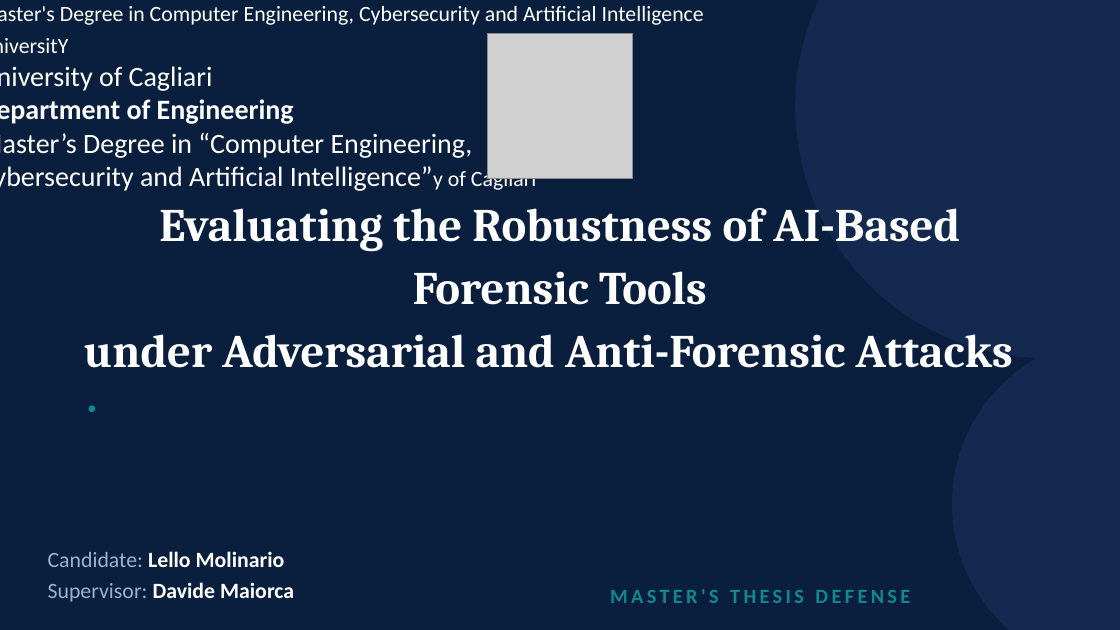
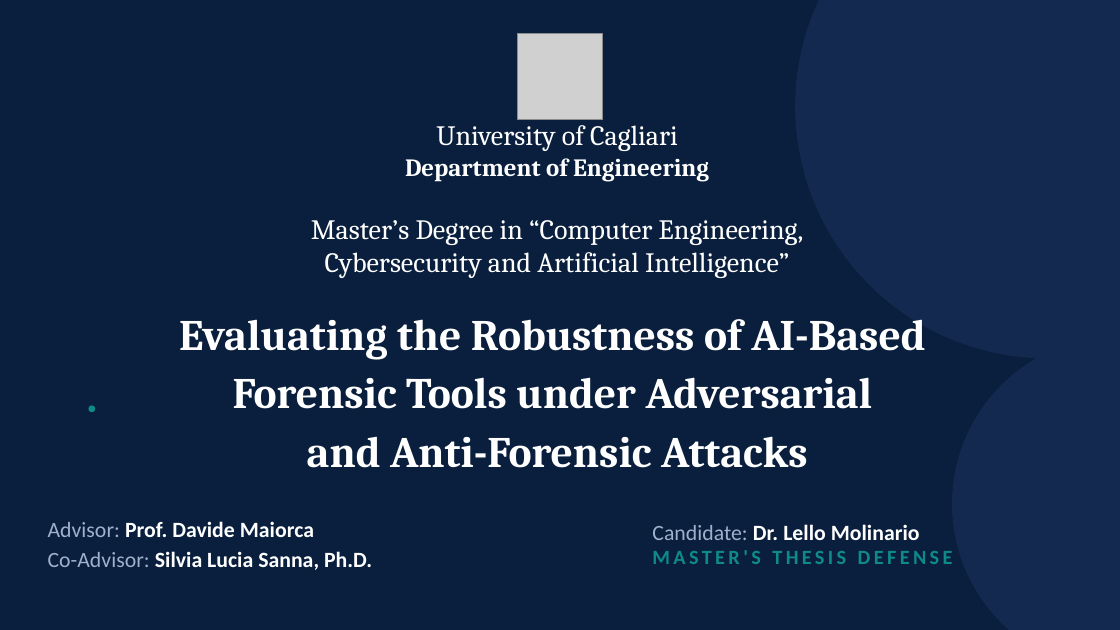
Before and after one commit to lmolinario/msc-thesis-ai-robustness-in-digital-forensics, a slide deck: slide 1 of docs/slides/Molinario_Thesis_Defense.pptx. Drawn at 1120x630 pixels with LibreOffice and Linux fonts; fonts in the diff are those of the drawing; grey boxes stand for pictures. Boxes give left, top, right and bottom in pixels: in the first picture for what was removed or moved away, otherwise in the second. Text is boxed around its words. In the diff, an @@ line names an element or a change of style, - is before the commit and + after.

Commit message:
add slides

```diff
--- a/docs/slides/Molinario_Thesis_Defense.pptx
+++ b/docs/slides/Molinario_Thesis_Defense.pptx
@@ text at [0,6,704,25]: paragraphs removed @@
-Master's Degree in Computer Engineering, Cybersecurity and Artificial Intelligence
-UniversitY
@@ picture: place and size @@
-picture at [487,34,633,179]
+picture at [517,34,604,120]
@@ text "University of Cagliari": place and size @@
-text "University of Cagliari" at [0,6,704,193]
+text "University of Cagliari" at [311,119,804,278]
@@ text at [311,119,804,245]: font Calibri to Cambria in "University of Cagliari", "Department of Engineering", "Master’s Degree in “Computer Engineering,"; size 18 to 16 pt in "Department of Engineering"; alignment left to centre @@
@@ text at [325,252,789,278]: text changed; font Calibri to Cambria @@
-Cybersecurity and Artificial Intelligence”y of Cagliari
+Cybersecurity and Artificial Intelligence”
@@ text at [179,319,925,468]: text changed; size 30 to 28 pt @@
-Evaluating the Robustness of AI-Based Forensic Tools
-under Adversarial and Anti-Forensic Attacks
+Evaluating the Robustness of AI-Based
+Forensic Tools under Adversarial
+and Anti-Forensic Attacks
@@ text "Candidate: Dr. Lello Molinario": place and size @@
-text "Candidate: Dr. Lello Molinario" at [610,589,910,603]
+text "Candidate: Dr. Lello Molinario" at [652,524,953,564]
@@ text at [48,521,372,570]: text changed @@
-Candidate: Lello Molinario
-Supervisor: Davide Maiorca
+Advisor: Prof. Davide Maiorca
+Co-Advisor: Silvia Lucia Sanna, Ph.D.
@@ text at [652,524,920,540]: paragraph added @@
+Candidate: Dr. Lello Molinario
```
Also in this commit, not shown: 9 other slides changed.
